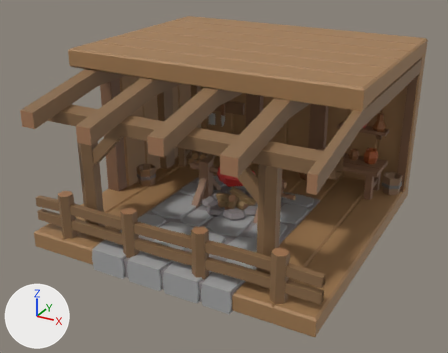
Renders of the FBX model Assets/3DModels/Buildings/Crafting/Kitchen/Lvl_01/Kitchen_Lvl_01_Straight_Left.fbx from each side of a commit.
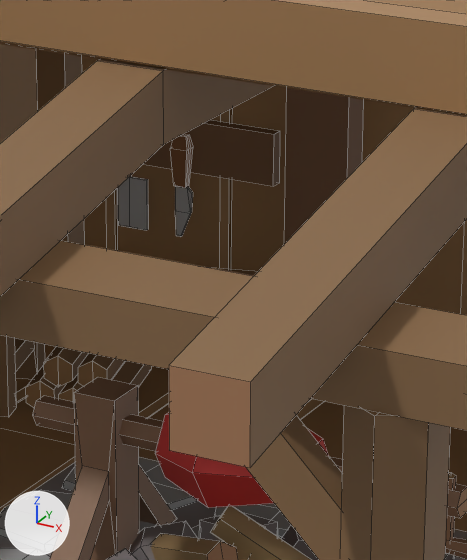
Each version is shown whole from a 50 mm lens placed at (7.48, -14.35, 8.49), pointed at (-0.04, -0.68, 1.65), then close up on the part from 41% to 64% of the width and 21% to 56% of the height. The lights are fixed; the arrows at lower left show +X, +Y and +Z. The first two pictures are the older version. The close-ups show mesh edges as thin lines. Where no turn or scale is listed for an object, it has been applied to the vertices. Vertices at exactly the same position are counted once.

The first close-up shows 'Kitchen_Lvl_01_Straight_Left'.
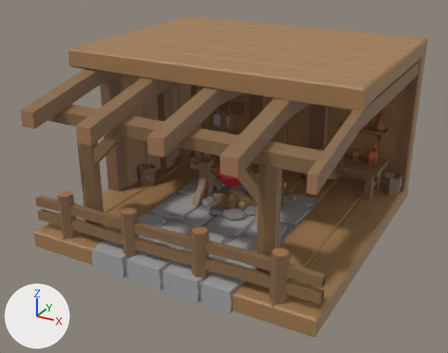
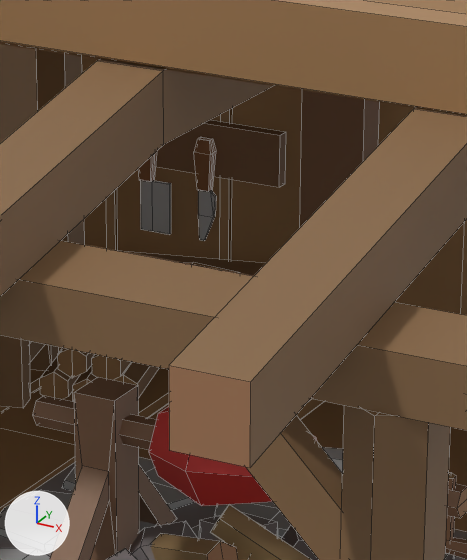
What differs and where, as boxes [x1, y1, x2, y2] in the close-ups (467 x 560 px; the box of a moved part takes in the faces that stretch with it):
part 1 of me_cube_012, moved or reshaped: before [285, 88, 364, 243]; after [300, 91, 380, 227]
part 2 of me_cube_012, moved or reshaped: before [111, 361, 151, 388]; after [115, 362, 159, 398]
part 3 of me_cube_012, moved or reshaped: before [59, 374, 83, 402]; after [73, 365, 97, 401]
part 4 of me_cube_012, moved or reshaped: before [26, 365, 66, 408]; after [40, 356, 80, 399]
part 5 of me_cube_012, moved or reshaped: before [44, 346, 88, 387]; after [58, 348, 95, 378]
part 6 of me_cube_012, moved or reshaped: before [78, 353, 125, 386]; after [92, 354, 131, 380]
part 7 of me_cube_012, moved or reshaped: before [0, 335, 45, 417]; after [0, 335, 59, 408]
part 8 of me_cube_012, moved or reshaped (mostly hidden before): before [208, 267, 257, 276]; after [122, 251, 266, 276]
part 9 of me_cube_012, moved or reshaped (not visible before): after [182, 262, 238, 273]
part 10 of me_cube_012, moved or reshaped: before [144, 120, 280, 186]; after [156, 120, 286, 187]
part 11 of me_cube_012, moved or reshaped: before [118, 175, 148, 230]; after [138, 151, 171, 234]
part 12 of me_cube_012, moved or reshaped: before [170, 134, 193, 237]; after [194, 137, 216, 241]
part 13 of me_cube_012, rebuilt: before [156, 412, 329, 508]; after [149, 406, 343, 506]

What changed in the scene script:
```text
Add mat_palette_001:
    mat_palette_001 = principled_material('Palette.001')
    mat_palette_001.texture = img_palettetexture_png
    mat_palette_001.roughness = 0.6
Change me_cube_012:
    used by ob_kitchen_lvl_01_straight_left; location = (0.0, 0.0, 0.0)
    remove me_cube_012.from_pydata(...)  # 1866 vertices, 1485 faces; spans x -4.0..4.0, y -4.5..4.0, z -0.05..5.0
    add me_cube_012.from_pydata(...)  # 1878 vertices, 1497 faces; spans x -4.0..4.0, y -4.5..4.0, z -0.05..5.0
    me_cube_012 part 1: the loose piece of 8 vertices spanning x -1.38..-0.88, y 3.25..3.5, z 0.45..4.55 is moved by (0.13, 0.0, 0.0)
    me_cube_012 part 2: the loose piece of 12 vertices spanning x -2.53..-2.11, y 2.08..2.91, z 0.5..0.75 is moved by (0.0, 0.2, 0.0)
    me_cube_012 part 3: the loose piece of 12 vertices spanning x -2.73..-2.31, y 1.88..2.71, z 0.5..0.75 is moved by (0.0, 0.2, 0.0)
    me_cube_012 part 4: the loose piece of 12 vertices spanning x -3.01..-2.59, y 1.88..2.71, z 0.5..0.75 is moved by (0.0, 0.2, 0.0)
    me_cube_012 part 5: the loose piece of 12 vertices spanning x -2.9..-2.48, y 1.96..2.79, z 0.69..0.94 is moved by (0.0, 0.2, 0.0)
    me_cube_012 part 6: the loose piece of 12 vertices spanning x -2.62..-2.2, y 1.99..2.82, z 0.7..0.95 is moved by (0.0, 0.2, 0.0)
    me_cube_012 part 7: the loose piece of 24 vertices spanning x -3.29..-2.85, y 1.66..2.63, z 0.5..1.3 is moved by (0.0, 0.2, 0.0)
    me_cube_012 part 8: the loose piece of 8 vertices spanning x -3.45..-1.23, y 2.27..3.18, z 1.3..1.42 is moved by (0.0, 0.2, 0.0)
    me_cube_012 part 9: the loose piece of 30 vertices spanning x -2.29..-1.46, y 2.11..2.69, z 1.42..1.49 is moved by (0.0, 0.2, 0.0)
    me_cube_012 part 10: the loose piece of 8 vertices spanning x -3.05..-1.55, y 3.4..3.5, z 2.0..2.4 is moved by (0.05, 0.0, 0.0)
    me_cube_012 part 11: the loose piece of 32 vertices spanning x -2.87..-2.6, y 3.3..3.4, z 1.5..2.3 is moved by (0.2, 0.0, 0.0)
    me_cube_012 part 12: the loose piece of 34 vertices spanning x -2.37..-2.21, y 3.3..3.4, z 1.5..2.3 is moved by (0.2, 0.0, 0.0)
    me_cube_012 part 13: the loose piece of 18 vertices spanning x -0.5..0.5, y -0.4..0.4, z 1.13..1.82 is rebuilt with 30 vertices and now spans x -0.55..0.75, y -0.4..0.4, z 1.13..1.82, in mat_palette_001 (picture img_palettetexture_png)
    other edits to the shape of me_cube_012 do not show in these pictures
    add me_cube_012.materials.append(mat_palette_001)  # picture img_palettetexture_png
```
